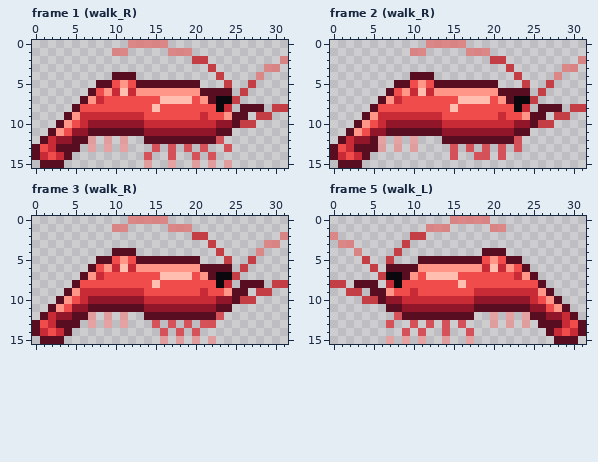
File history of a pixel-art file, assets/creatures/freshwater/planted_freshwater/pf_cherry_shrimp.aseprite. That is the earlier state.
32x16 pixels, 16 frames. Colours within 5 levels of each other are drawn and written as one. Shown: frame 1 (walk_R), frame 2 (walk_R), frame 3 (walk_R), frame 5 (walk_L). The commit also changed other frames, which this record leaves out.
New version:
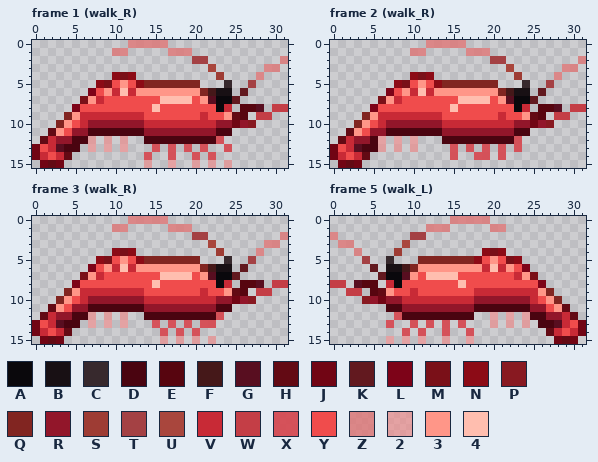
Palette (. is transparent): A #0a080c  B #181014  C #37292d  D #4a0410  E #57050f  F #451819  G #580e20  H #630a14  J #710514  K #62191f  L #7d0318  M #7a1018  N #8c0b16  P #881921  Q #812521  R #92162a  S #9e3c34  T #a44144  U #a9463d  V #c82a36  W #c43e46  X #d64850eb  Y #f04c4c  Z #de7878d2  2 #f08c8caa  3 #ff9688  4 #ffbeaf
The exact change:
Frame 1 (walk_R):
y 2: x 20..21 WW -> TT
y 3: x 22 W -> U
y 4: x 10..12 GGG -> NMN; x 23 W -> S
y 5: x 8..9 GG -> NM; x 13..20 GGGGGGGG -> NQQQQQQQ; x 24 W -> C; x 27 W -> T
y 6: x 7 G -> L; x 21..24 GGGG -> QFBB; x 26 W -> K
y 7: x 6 G -> M; x 25 W -> K
y 8: x 5 G -> L; x 26..27 GG -> EE
y 9: x 4 G -> Q; x 25..26 GG -> HE
y 10: x 3 G -> Q; x 25..27 GWW -> JRP
y 11: x 2 G -> H; x 7..13 GGGGGGG -> DDDDDDD; x 23..24 GG -> DD
y 12: x 1 G -> H; x 5..6 GG -> DD; x 14..22 GGGGGGGGG -> DDDDDDDDD
y 13: x 0 G -> J; x 4..5 GG -> DD
y 14: x 0 G -> J; x 4 G -> H
y 15: x 1..3 GGG -> JHJ
Frame 2 (walk_R):
y 2: x 20..21 WW -> TT
y 3: x 22 W -> U
y 4: x 10..12 GGG -> NMN; x 23 W -> S
y 5: x 8..9 GG -> NM; x 13..20 GGGGGGGG -> NQQQQQQQ; x 24 W -> C; x 27 W -> T
y 6: x 7 G -> L; x 21..24 GGGG -> QFBB; x 26 W -> K
y 7: x 6 G -> M; x 25 W -> K
y 8: x 5 G -> L; x 26..27 GG -> EE
y 9: x 4 G -> Q; x 25..26 GG -> HE
y 10: x 3 G -> Q; x 25..27 GWW -> JRP
y 11: x 2 G -> H; x 7..13 GGGGGGG -> DDDDDDD; x 23..24 GG -> DD
y 12: x 1 G -> H; x 5 G -> D; x 14..22 GGGGGGGGG -> DDDDDDDDD
y 13: x 0 G -> J; x 4..5 GG -> DD
y 14: x 0 G -> J; x 4 G -> H
y 15: x 1..3 GGG -> JHJ
Frame 3 (walk_R): the same change as frame 1 (walk_R)
Frame 5 (walk_L):
y 2: x 10..11 WW -> TT
y 3: x 9 W -> U
y 4: x 8 W -> S; x 19..21 GGG -> NMN
y 5: x 4 W -> T; x 7 W -> C; x 11..18 GGGGGGGG -> QQQQQQQN; x 22..23 GG -> MN
y 6: x 5 W -> K; x 7..10 GGGG -> BBFQ; x 24 G -> L
y 7: x 6 W -> K; x 25 G -> M
y 8: x 4..5 GG -> EE; x 26 G -> L
y 9: x 5..6 GG -> EH; x 27 G -> Q
y 10: x 4..6 WWG -> PRJ; x 28 G -> Q
y 11: x 7..8 GG -> DD; x 18..24 GGGGGGG -> DDDDDDD; x 29 G -> H
y 12: x 9..17 GGGGGGGGG -> DDDDDDDDD; x 25..26 GG -> DD; x 30 G -> H
y 13: x 26..27 GG -> DD; x 31 G -> J
y 14: x 27 G -> H; x 31 G -> J
y 15: x 28..30 GGG -> JHJ
Where, in picture pixels (left, top, right, bottom), the same in both pictures:
changed: (32, 56, 256, 168)
changed: (330, 56, 554, 168)
changed: (32, 232, 256, 344)
changed: (362, 232, 586, 344)
